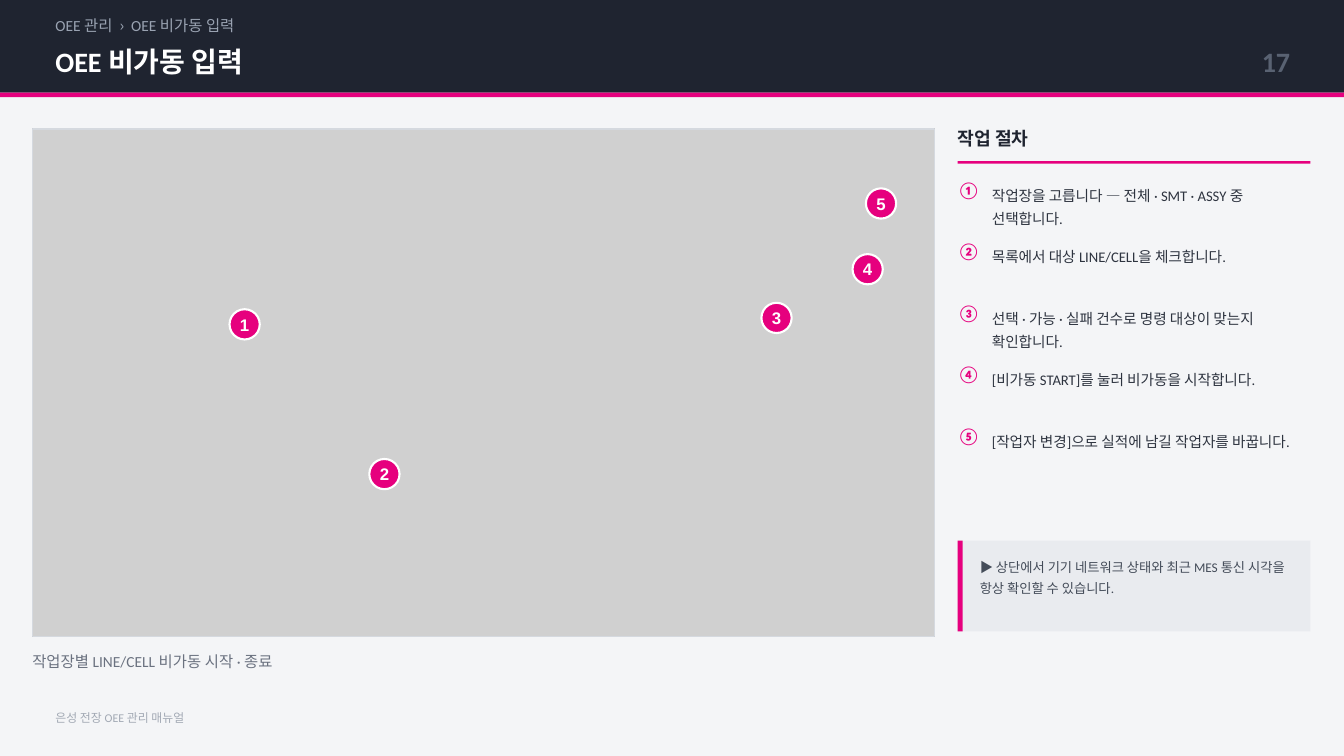
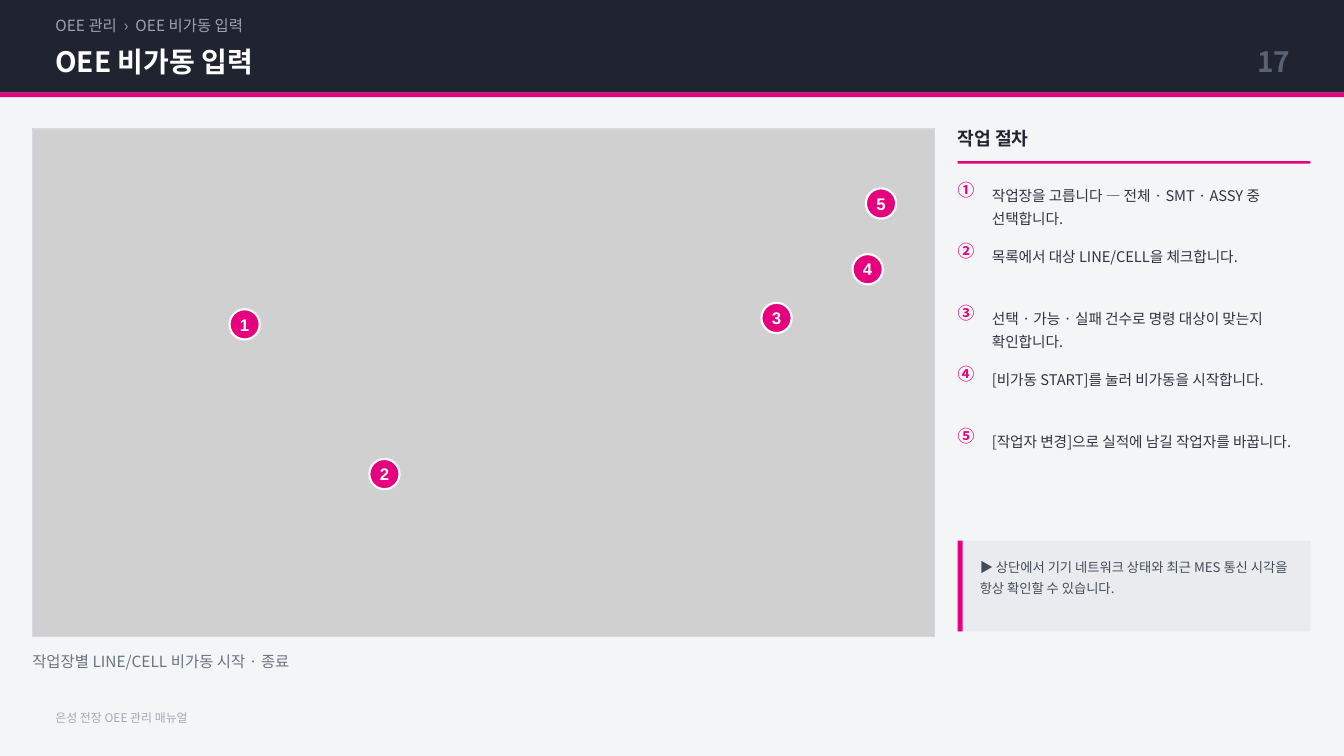
Before and after one commit to YouHyuksoo/SMT_EUNSUNG, a slide deck: slide 20 of docs/presentations/2026-09-11-eunsung-oee-manual.pptx. Drawn at 1344x756 pixels with LibreOffice and Linux fonts; fonts in the diff are those of the drawing; grey boxes stand for pictures. Boxes give left, top, right and bottom in pixels: in the first picture for what was removed or moved away, otherwise in the second. Text is boxed around its words. In the diff, an @@ line names an element or a change of style, - is before the commit and + after.

```diff
--- a/docs/presentations/2026-09-11-eunsung-oee-manual.pptx
+++ b/docs/presentations/2026-09-11-eunsung-oee-manual.pptx
@@ font Calibri to Noto Sans CJK KR in 16 elements at (55, 18, 243, 32), (55, 48, 254, 75), (1257, 51, 1290, 72), (32, 654, 289, 670), (958, 181, 975, 198), (992, 189, 1261, 225), (958, 242, 975, 259), (992, 250, 1238, 265), (958, 304, 975, 321), (992, 312, 1262, 348), (958, 365, 975, 382), (992, 372, 1264, 388), (958, 427, 975, 444), (992, 435, 1291, 450), (980, 561, 1288, 594), (55, 712, 188, 723) @@
```
Also in this commit, not shown: 22 other slides changed.
